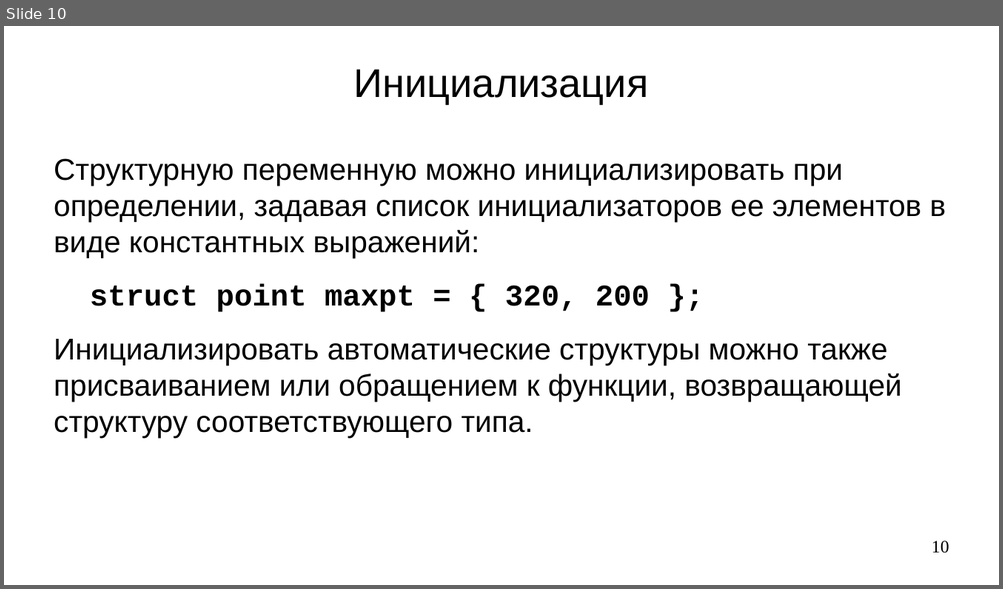
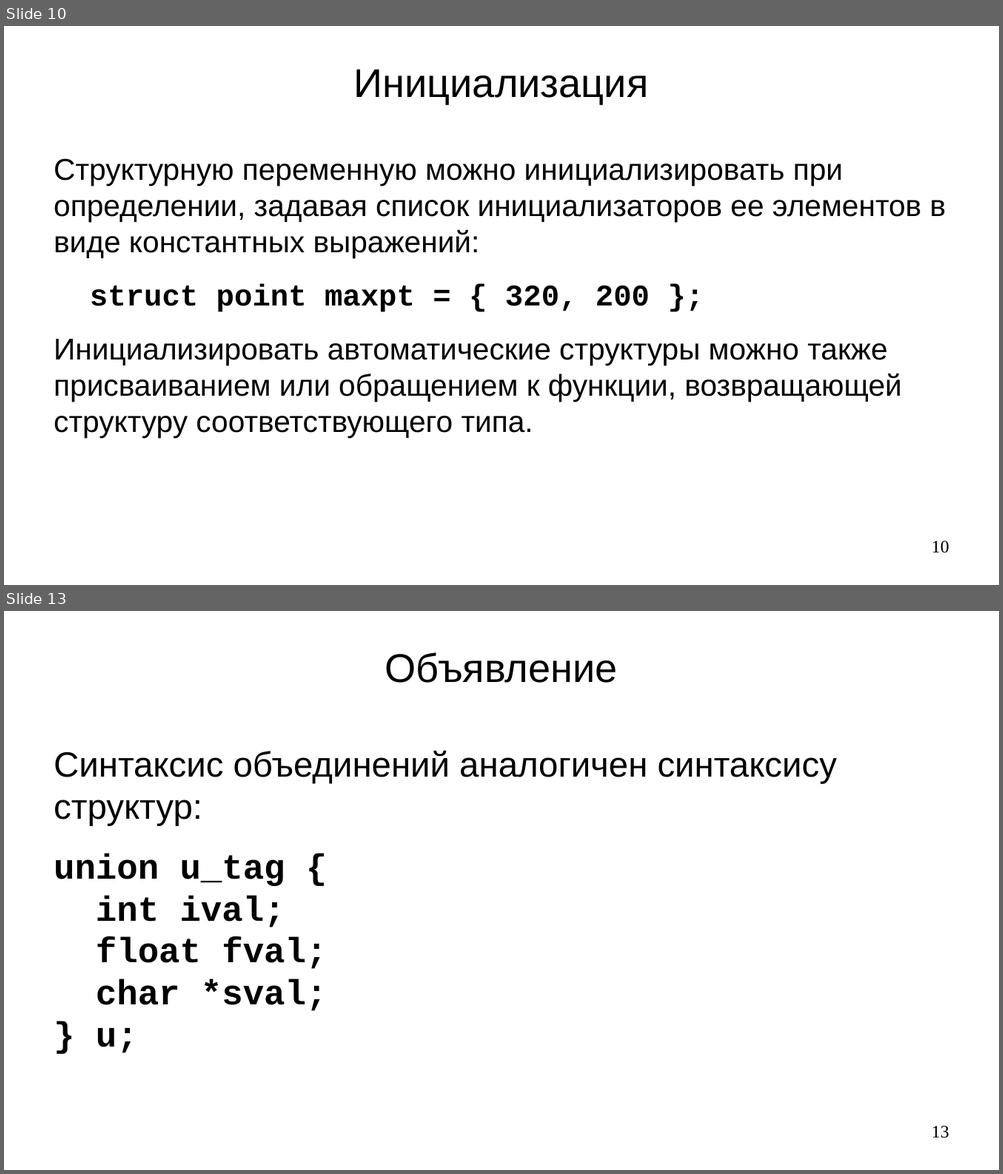
Before and after one commit to steelcraft/stud-lab, a slide deck: Лекции/CBCP01#L7.odp. Shown one above the other, each under a label of ours: slide 10 before the commit, slides 10 and 13 after it; the slides between them are not shown. The pictures are 1003x589 and 1003x1174 pixels, drawn with LibreOffice and Linux fonts; fonts in the diff are those of the drawing. Boxes give left, top, right and bottom in pixels: in the first picture for what was removed or moved away, otherwise in the second. Text is boxed around its words. In the diff, an @@ line names an element or a change of style, - is before the commit and + after.

```diff
--- a/Лекции/CBCP01#L7.odp
+++ b/Лекции/CBCP01#L7.odp
@@ slide 13 added at <box>4,611,999,1170</box>, background #FFFFFF @@
@@ title added at <box>385,652,617,683</box>, 32 pt, text #000000 @@
+Объявление
@@ text added at <box>54,750,837,1054</box>, 28 pt, text #000000 @@
+Синтаксис объединений аналогичен синтаксису структур:
+union u_tag {
+int ival;
+float fval;
+char *sval;
+} u;
@@ page number added at <box>931,1126,949,1139</box>, 14 pt, text #000000 @@
+13
```
Also in this commit, not shown: 4 other slides added, 7 slides removed.
